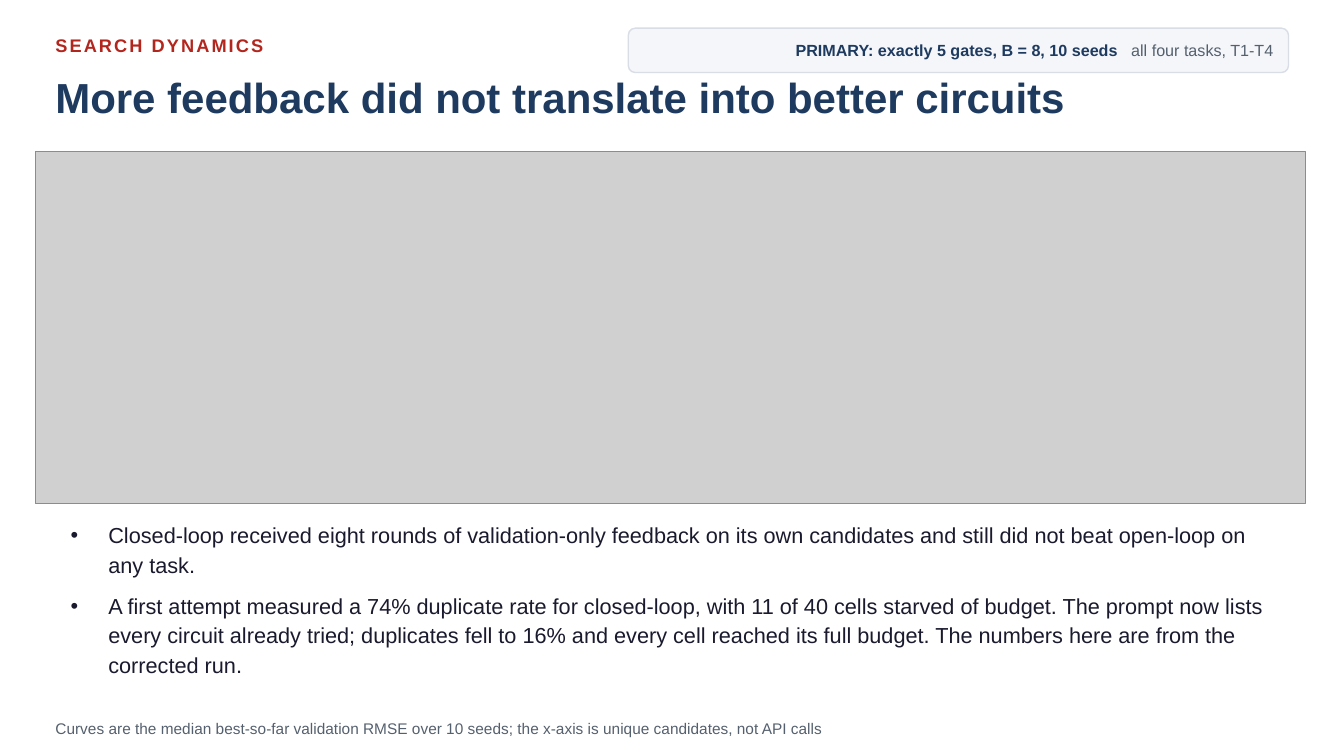
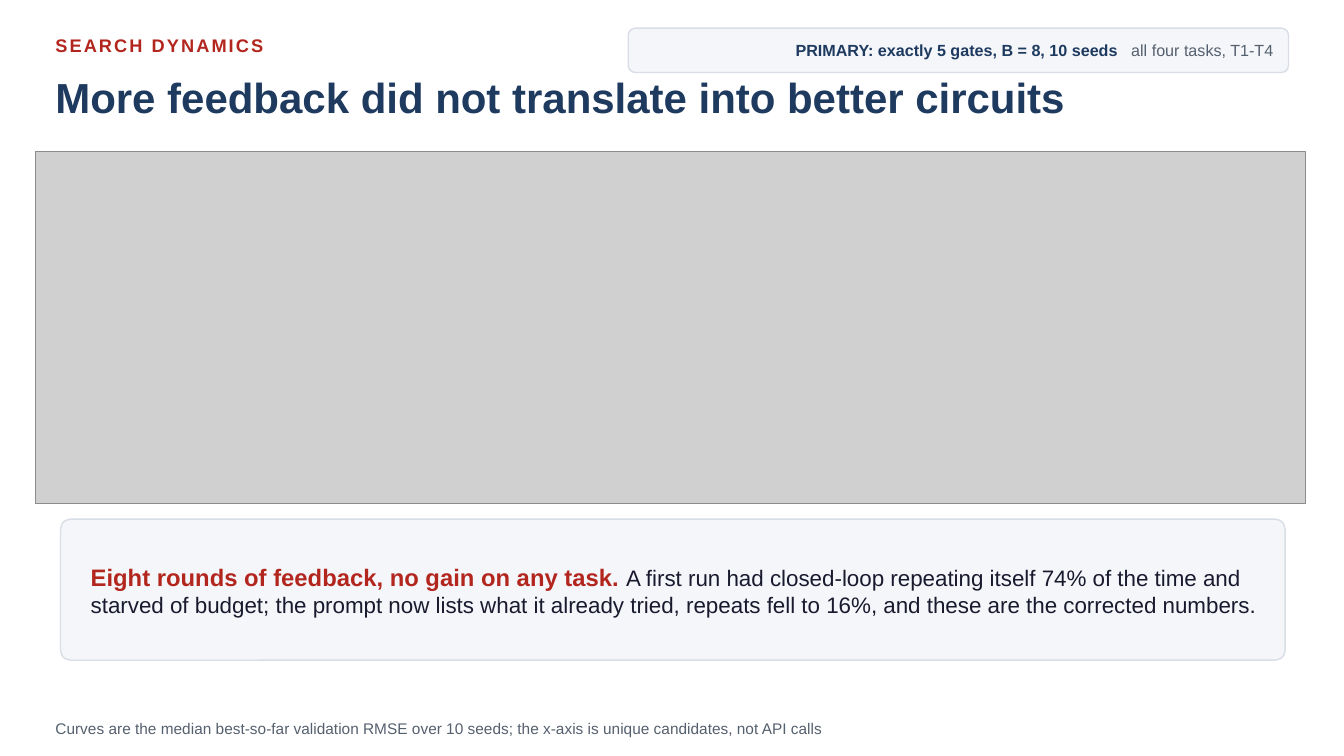
Before and after one commit to dorakingx/llm-vqc, a slide deck: slide 9 of docs/presentation/mini5/20260731_GSoC_mini5.pptx. Drawn at 1344x756 pixels with LibreOffice and Linux fonts; fonts in the diff are those of the drawing; grey boxes stand for pictures. Boxes give left, top, right and bottom in pixels: in the first picture for what was removed or moved away, otherwise in the second. Text is boxed around its words. In the diff, an @@ line names an element or a change of style, - is before the commit and + after.

```diff
--- a/docs/presentation/mini5/20260731_GSoC_mini5.pptx
+++ b/docs/presentation/mini5/20260731_GSoC_mini5.pptx
@@ rounded rectangle added at (60,519,1286,660), fill #F4F6FA, outline #D8DDE6 1 pt @@
@@ text "Eight rounds of feedback, no ..." at (91,568,1256,618): vertical alignment top to middle @@
@@ text at (91,568,1256,618): text changed; size 15.5 to 16 pt @@
-• Closed-loop received eight rounds of validation-only feedback on its own candidates and still did not beat open-loop on any task.
-• A first attempt measured a 74% duplicate rate for closed-loop, with 11 of 40 cells starved of budget. The prompt now lists every circuit already tried; duplicates fell to 16% and every cell reached its full budget. The numbers here are from the corrected run.
+Eight rounds of feedback, no gain on any task. A first run had closed-loop repeating itself 74% of the time and starved of budget; the prompt now lists what it already tried, repeats fell to 16%, and these are the corrected numbers.
```
Also in this commit, not shown: 8 other slides changed, 15 other files.
